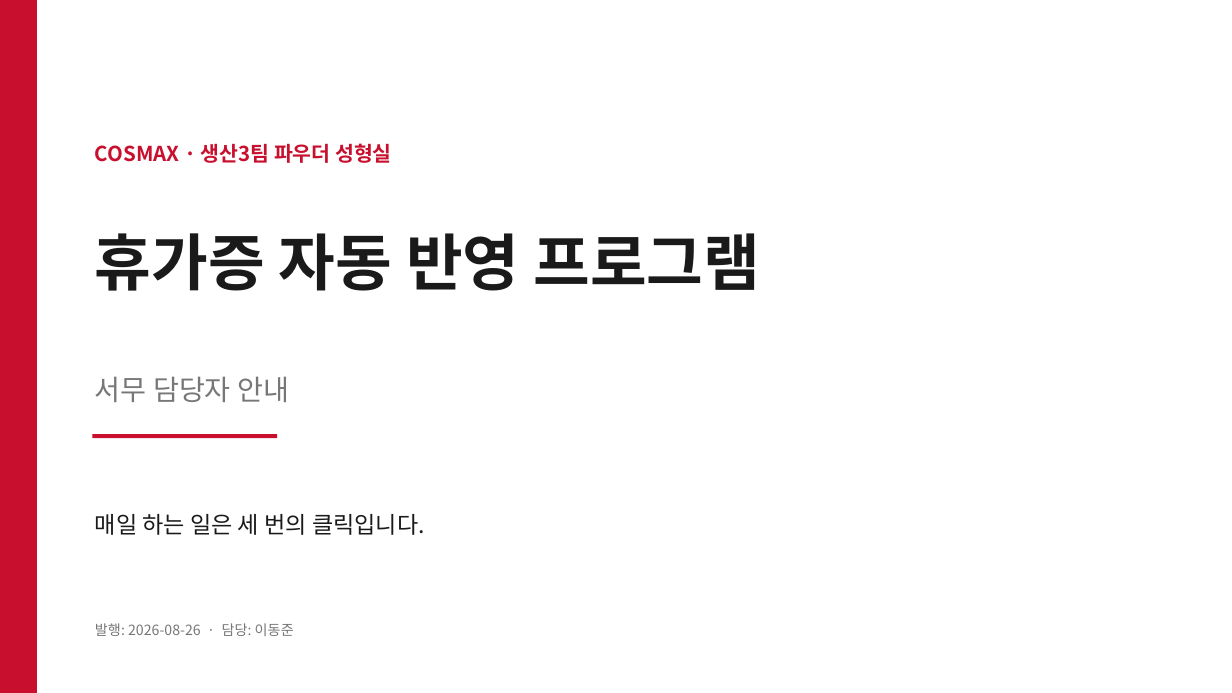
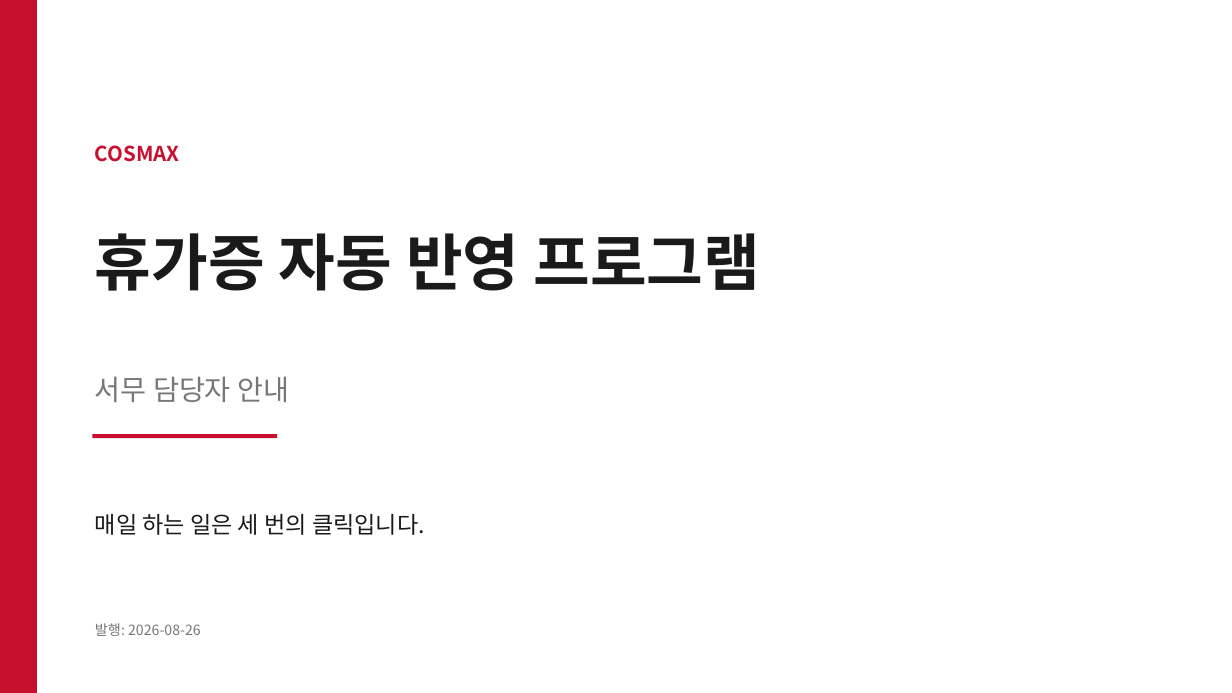
Before and after one commit to djlee-cosmax/Vacation-Permit-Auto-System, a slide deck: slide 1 of docs/휴가증 자동 반영 프로그램 안내 (서무용).pptx. Drawn at 1232x693 pixels with LibreOffice and Linux fonts; fonts in the diff are those of the drawing. Boxes give left, top, right and bottom in pixels: in the first picture for what was removed or moved away, otherwise in the second. Text is boxed around its words. In the diff, an @@ line names an element or a change of style, - is before the commit and + after.

```diff
--- a/docs/휴가증 자동 반영 프로그램 안내 (서무용).pptx
+++ b/docs/휴가증 자동 반영 프로그램 안내 (서무용).pptx
@@ text at (95,145,180,162): text changed @@
-COSMAX · 생산3팀 파우더 성형실
+COSMAX
@@ text at (95,623,201,636): text changed @@
-발행: 2026-08-26 · 담당: 이동준
+발행: 2026-08-26
```
Also in this commit, not shown: 5 other slides changed, 3 other files.
